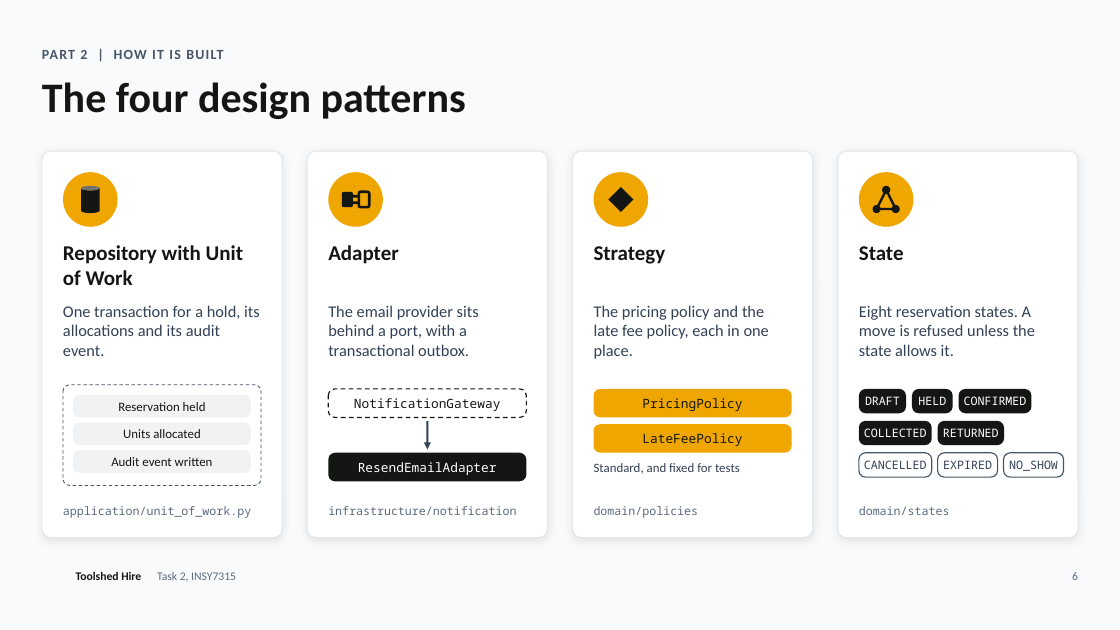
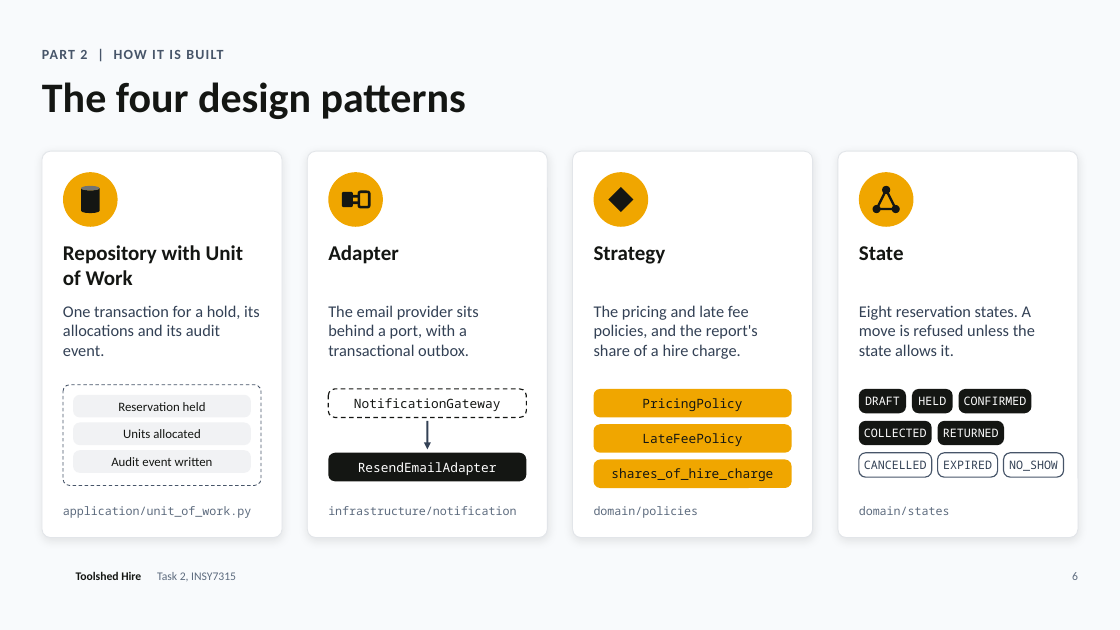
Before and after one commit to teon-artilionAI/toolshed-hire, a slide deck: slide 6 of docs/task2/slides/toolshed-hire-task-2.pptx. Drawn at 1120x630 pixels with LibreOffice and Linux fonts; fonts in the diff are those of the drawing; background and template pictures are left out. Boxes give left, top, right and bottom in pixels: in the first picture for what was removed or moved away, otherwise in the second. Text is boxed around its words. In the diff, an @@ line names an element or a change of style, - is before the commit and + after.

```diff
--- a/docs/task2/slides/toolshed-hire-task-2.pptx
+++ b/docs/task2/slides/toolshed-hire-task-2.pptx
@@ text at box(594, 305, 758, 359): text changed @@
-The pricing policy and the late fee policy, each in one place.
+The pricing and late fee policies, and the report's share of a hire charge.
@@ rounded rectangle "shares_of_hire_charge": place and size @@
-rounded rectangle "shares_of_hire_charge" at box(594, 463, 740, 474)
+rounded rectangle "shares_of_hire_charge" at box(594, 460, 792, 488)
@@ rounded rectangle "shares_of_hire_charge" at box(594, 460, 792, 488): vertical alignment top to middle; fill none to #F0A600 @@
@@ text in rounded rectangle at box(611, 468, 773, 481): text changed; font Calibri to Noto Sans Mono; text colour #334155 to #141613 @@
-Standard, and fixed for tests
+shares_of_hire_charge
```
Also in this commit, not shown: 12 other slides changed, 1 other file.
